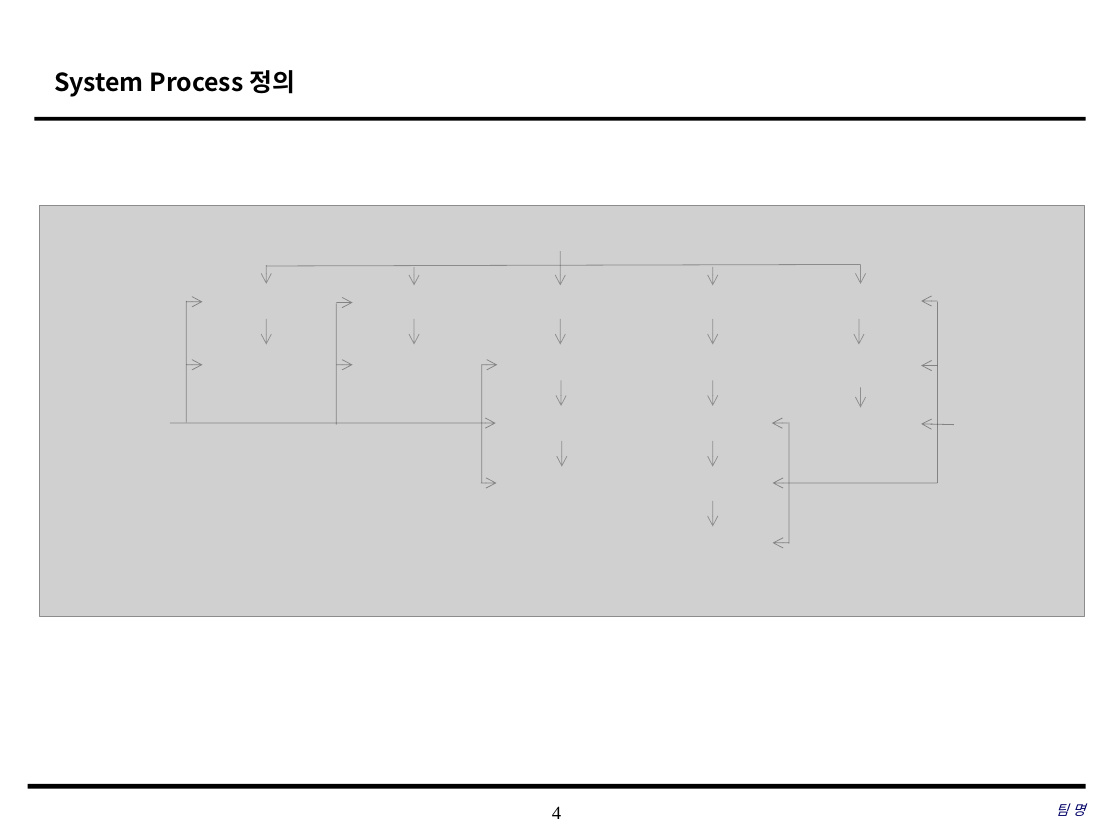
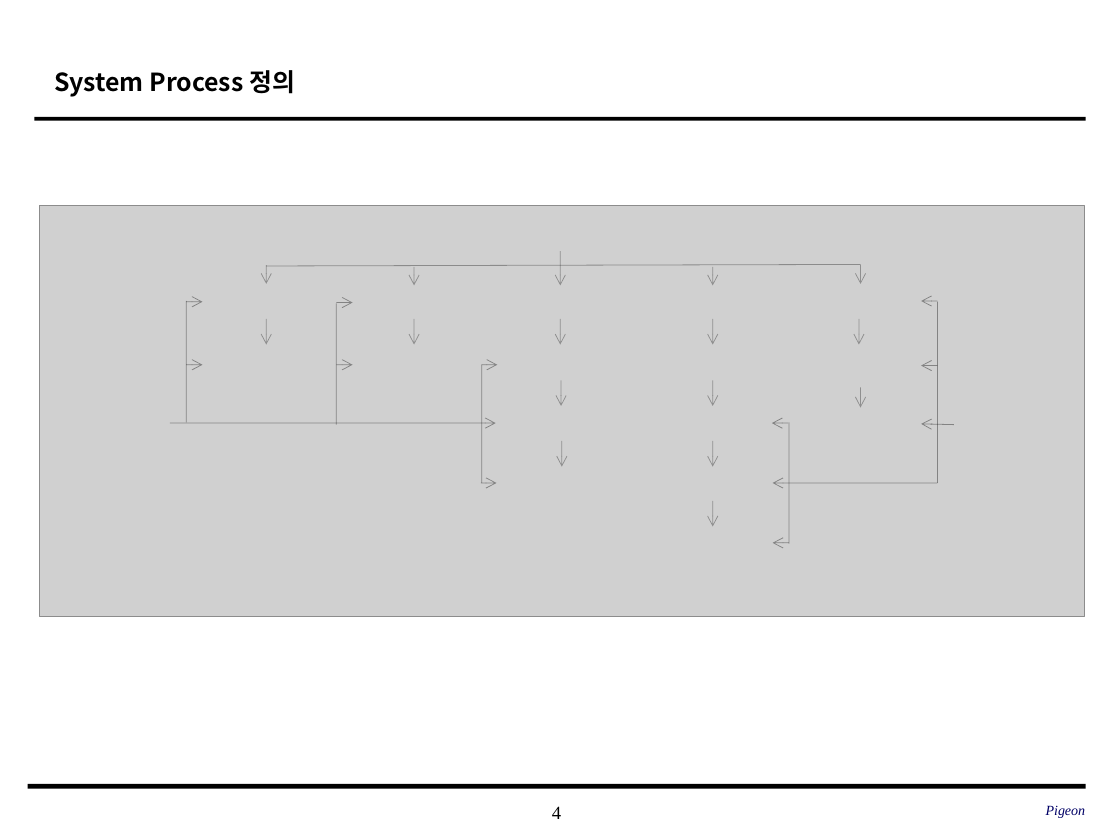
Before and after one commit to SE-admin/9, a slide deck: slide 4 of doc/3_ 설계서/UI Design Template_9_pigeon.pptx. Drawn at 1120x840 pixels with LibreOffice and Linux fonts; fonts in the diff are those of the drawing; grey boxes stand for pictures; background and template pictures are left out. Boxes give left, top, right and bottom in pixels: in the first picture for what was removed or moved away, otherwise in the second. Text is boxed around its words. In the diff, an @@ line names an element or a change of style, - is before the commit and + after.

Commit message:
# 서류 # Class Design_9_pigeon.pptx, UI Design Template_9_pigeon.pptx # Class Design_9_pigeon.pptx 4,5p   UI Design Template_9_pigeon.pptx 7,8,9,10p # 오류 정정 및 코더 의견 반영

```diff
--- a/doc/3_ 설계서/UI Design Template_9_pigeon.pptx
+++ b/doc/3_ 설계서/UI Design Template_9_pigeon.pptx
@@ text at (1046, 805, 1086, 818): text changed @@
-팀 명
+Pigeon
```
Also in this commit, not shown: 6 other slides changed, 1 other file.
